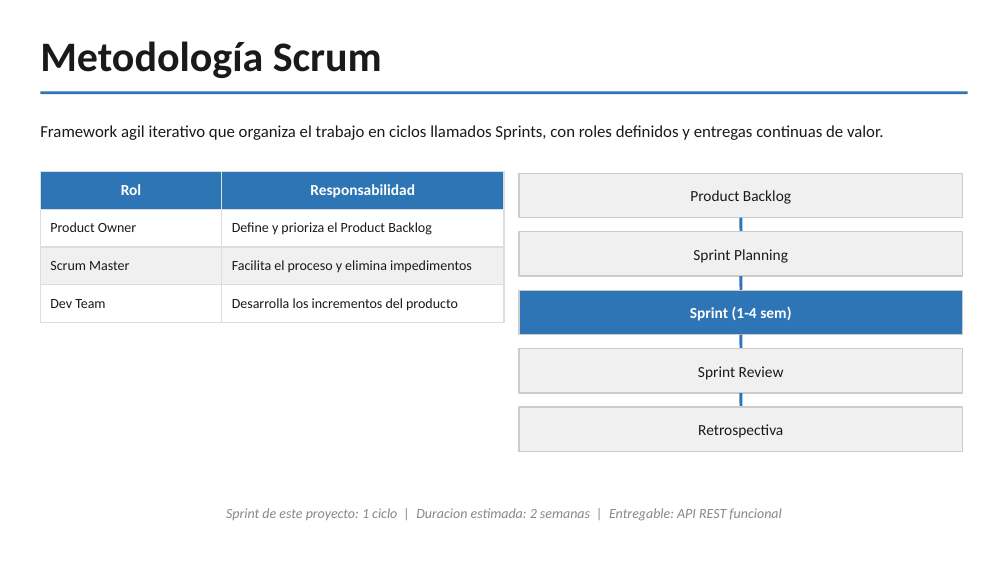
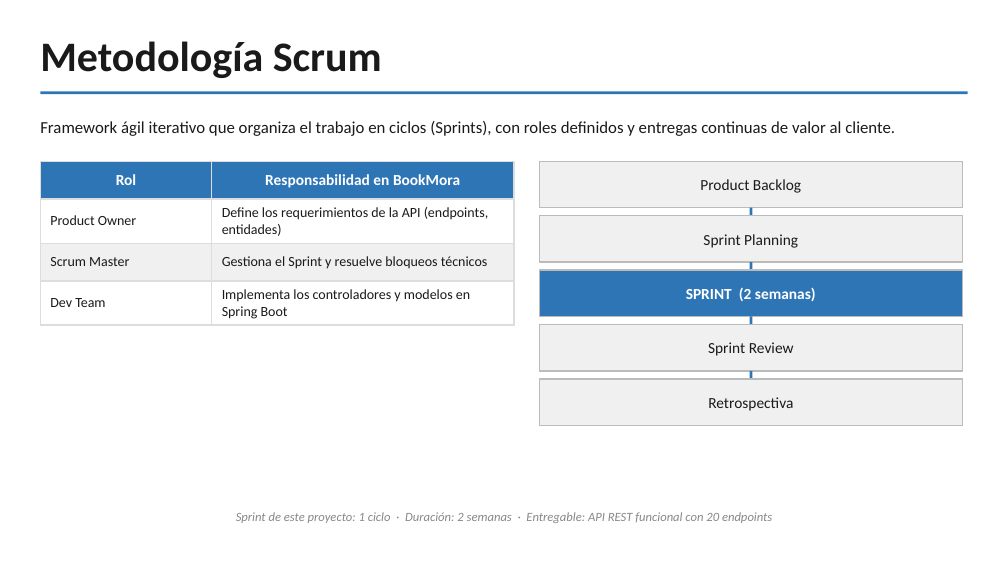
Before and after one commit to Mora1812/Metodologia_BookMora_Proyecto, a slide deck: slide 3 of BookMora_Presentacion.pptx. Drawn at 1008x567 pixels with LibreOffice and Linux fonts; fonts in the diff are those of the drawing. Boxes give left, top, right and bottom in pixels: in the first picture for what was removed or moved away, otherwise in the second. Text is boxed around its words. In the diff, an @@ line names an element or a change of style, - is before the commit and + after.

```diff
--- a/BookMora_Presentacion.pptx
+++ b/BookMora_Presentacion.pptx
@@ text at (40, 121, 895, 136): text changed @@
-Framework agil iterativo que organiza el trabajo en ciclos llamados Sprints, con roles definidos y entregas continuas de valor.
+Framework ágil iterativo que organiza el trabajo en ciclos (Sprints), con roles definidos y entregas continuas de valor al cliente.
@@ table at (40, 161, 514, 323) @@
-row 1, column 2: Responsabilidad
+row 1, column 2: Responsabilidad en BookMora
-row 2, column 2: Define y prioriza el Product Backlog
+row 2, column 2: Define los requerimientos de la API (endpoints, entidades)
-row 3, column 2: Facilita el proceso y elimina impedimentos
+row 3, column 2: Gestiona el Sprint y resuelve bloqueos técnicos
-row 4, column 2: Desarrolla los incrementos del producto
+row 4, column 2: Implementa los controladores y modelos en Spring Boot
@@ table: place and size @@
-table at (40, 171, 504, 323)
+table at (40, 161, 514, 323)
@@ text "Product Backlog": place and size @@
-text "Product Backlog" at (690, 190, 791, 204)
+text "Product Backlog" at (700, 179, 801, 193)
@@ rectangle: place and size @@
-rectangle at (519, 173, 963, 218)
+rectangle at (539, 161, 963, 208)
@@ line moved from (741, 218) - (741, 232) to (751, 208) - (751, 216) @@
@@ text "Sprint Planning": place and size @@
-text "Sprint Planning" at (693, 249, 788, 263)
+text "Sprint Planning" at (703, 234, 798, 248)
@@ rectangle: place and size @@
-rectangle at (519, 232, 963, 276)
+rectangle at (539, 216, 963, 262)
@@ line moved from (741, 276) - (741, 290) to (751, 262) - (751, 270) @@
@@ rectangle: place and size @@
-rectangle at (519, 290, 963, 335)
+rectangle at (539, 270, 963, 317)
@@ text at (686, 287, 816, 301): text changed @@
-Sprint (1-4 sem)
+SPRINT (2 semanas)
@@ text "Sprint Review": place and size @@
-text "Sprint Review" at (698, 366, 784, 380)
+text "Sprint Review" at (708, 342, 794, 356)
@@ rectangle: place and size @@
-rectangle at (519, 349, 963, 393)
+rectangle at (539, 325, 963, 371)
@@ line moved from (741, 335) - (741, 349) to (751, 317) - (751, 325) @@
@@ text "Retrospectiva": place and size @@
-text "Retrospectiva" at (698, 424, 783, 438)
+text "Retrospectiva" at (708, 397, 793, 411)
@@ outline #CCCCCC 1 pt to #BBBBBB 1 pt in 5 elements at (539, 161, 963, 208), (539, 216, 963, 262), (539, 270, 963, 317), (539, 325, 963, 371), (539, 379, 963, 425) @@
@@ rectangle: place and size @@
-rectangle at (519, 407, 963, 452)
+rectangle at (539, 379, 963, 425)
@@ line moved from (741, 393) - (741, 407) to (751, 371) - (751, 379) @@
@@ text at (236, 512, 772, 523): text changed; size 10 to 9 pt @@
-Sprint de este proyecto: 1 ciclo | Duracion estimada: 2 semanas | Entregable: API REST funcional
+Sprint de este proyecto: 1 ciclo · Duración: 2 semanas · Entregable: API REST funcional con 20 endpoints
```
Also in this commit, not shown: 11 other slides changed, 2 slides added, 2 slides removed, 7 other files.
